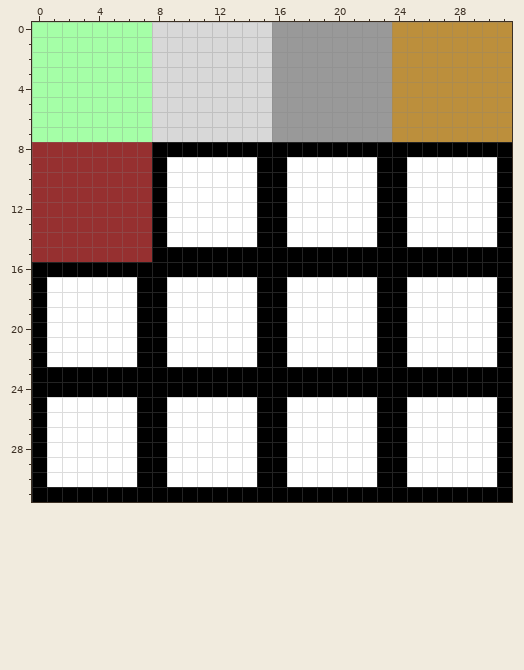
Pixel-art sprite: Assets/Sprites/Placeholder/tileSheet.png. The first picture shows the starting point.
The file is 32x32 pixels. Colours within 5 levels of each other are drawn and written as one.
After the commit:
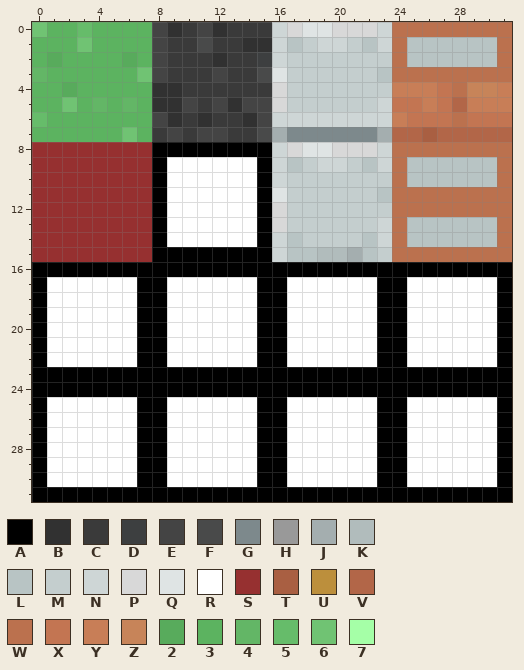
Palette (. is transparent): A #000000  B #313131  C #3a3a3a  D #3d3f40  E #444444  F #494a4a  G #7d898c  H #999999  J #a4aeaf  K #b1bcbc  L #b8c4c4  M #c4cece  N #ced6d6  P #d8d8d8  Q #dfe4e4  R #ffffff  S #963030  T #a95f42  U #bc8f3c  V #b26648  W #bb714e  X #c37552  Y #c87e57  Z #c78459  2 #58ab5c  3 #5cb360  4 #63b666  5 #66bc6a  6 #70c373  7 #a5ffa7
Changes in this commit:
y 0: x 0..31 77777777PPPPPPPPHHHHHHHHUUUUUUUU -> 63353333EBCEBCCCNPQQPPPNWWWWWWWW
y 1: x 0..31 77777777PPPPPPPPHHHHHHHHUUUUUUUU -> 33363333ECCFCCBBNLMNNMLNWLLLLLLW
y 2: x 0..31 77777777PPPPPPPPHHHHHHHHUUUUUUUU -> 32333323ECCCBCCDNMMMMMMMWLLLLLLW
y 3: x 0..31 77777777PPPPPPPPHHHHHHHHUUUUUUUU -> 43333336ECCCECCFQMMMMMMLWWWWWWWW
y 4: x 0..31 77777777PPPPPPPPHHHHHHHHUUUUUUUU -> 33233333BBCCCCCCPMMMMMMMYYYXWZZY
y 5: x 0..31 77777777PPPPPPPPHHHHHHHHUUUUUUUU -> 33634343BBECEBEEPMMMMMMNXXYXVYYY
y 6: x 0..31 77777777PPPPPPPPHHHHHHHHUUUUUUUU -> 53333333EBCBCCBENNNNNNNNYXXXWXXX
y 7: x 0..31 77777777PPPPPPPPHHHHHHHHUUUUUUUU -> 33333363CECEECCFJGGGGGGJVVTVVVVV
y 8: x 16..31 AAAAAAAAAAAAAAAA -> NPQQPPPNWWWWWWWW
y 9: x 16..31 ARRRRRRAARRRRRRA -> NLMNNMLNWLLLLLLW
y 10: x 16..31 ARRRRRRAARRRRRRA -> NMMMMMMMWLLLLLLW
y 11: x 16..31 ARRRRRRAARRRRRRA -> QMMMMMMLWWWWWWWW
y 12: x 16..31 ARRRRRRAARRRRRRA -> PMMMMMMMWWWWWWWW
y 13: x 16..31 ARRRRRRAARRRRRRA -> PMMMMMMNWLLLLLLW
y 14: x 16..31 ARRRRRRAARRRRRRA -> NLMMMMLNWLLLLLLW
y 15: x 16..31 AAAAAAAAAAAAAAAA -> NLLKKJLMWWWWWWWW
Changed places in both pictures, as pixel boxes (x1, y1, x2, y2):
changed: (32, 22, 512, 262)
